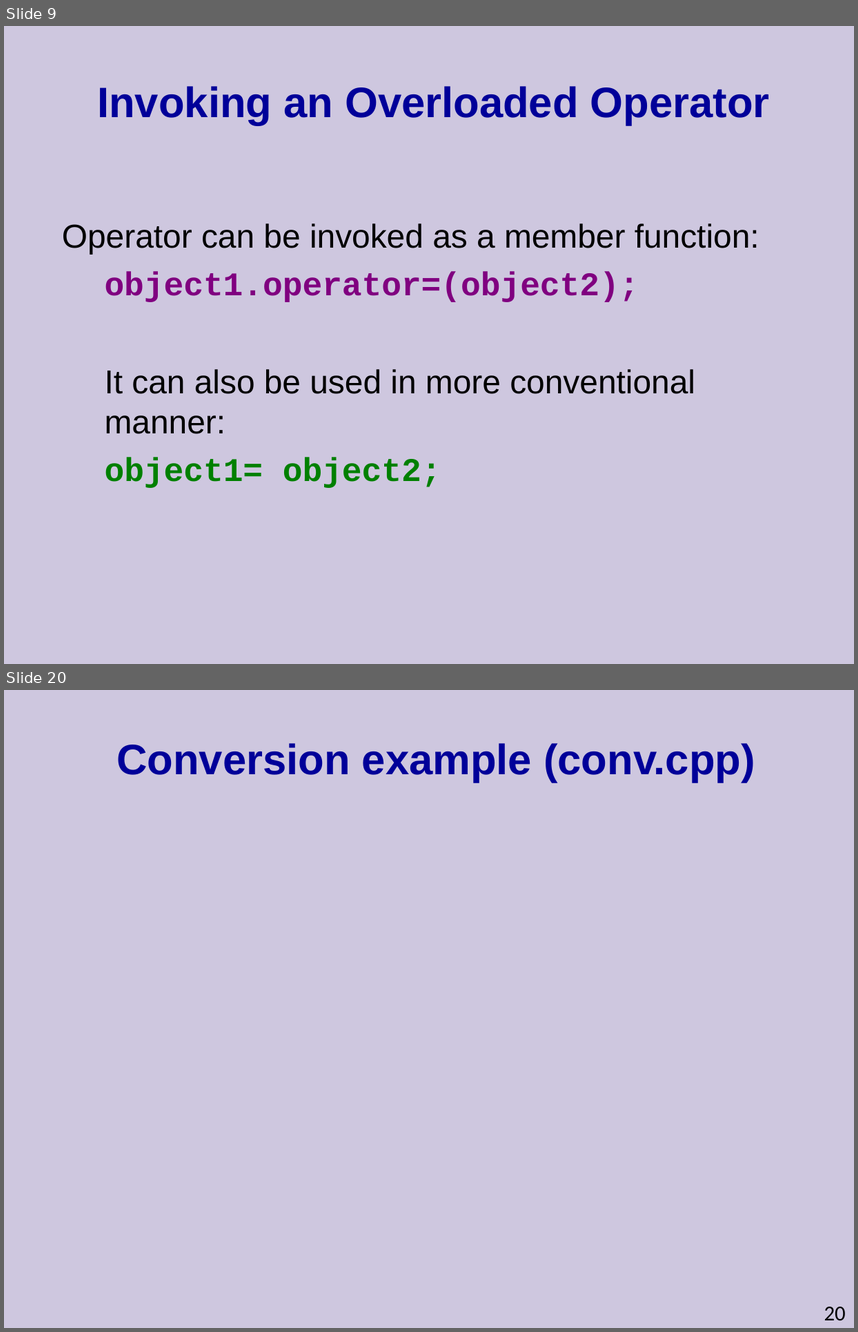
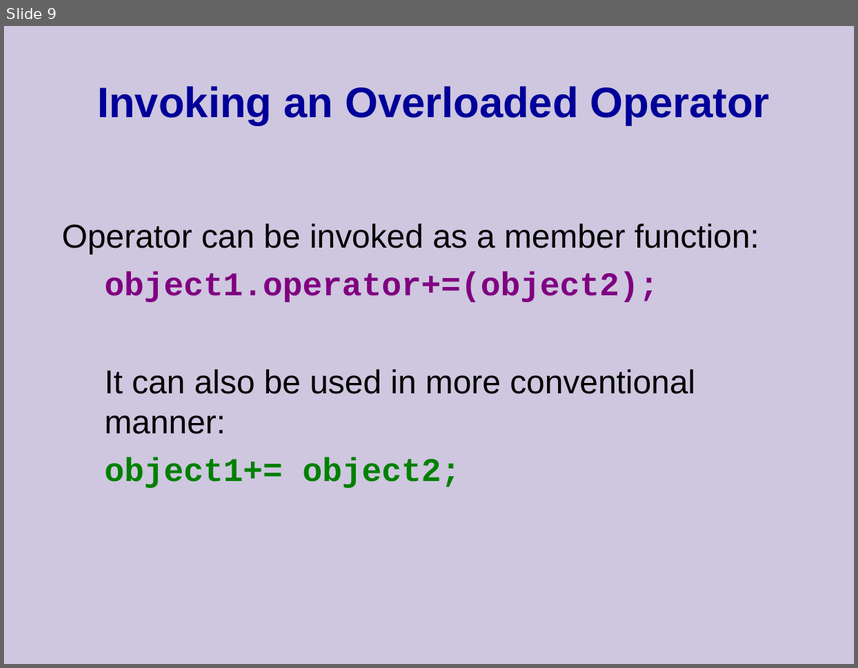
Before and after one commit to cpp-at-ariel/cpp-5778, a slide deck: week04-operator-overloading/slides.odp. Shown one above the other, each under a label of ours: slides 9 and 20 before the commit, slide 9 after it; the slides between them are not shown. The pictures are 858x1332 and 858x668 pixels, drawn with LibreOffice and Linux fonts; fonts in the diff are those of the drawing. Boxes give left, top, right and bottom in pixels: in the first picture for what was removed or moved away, otherwise in the second. Text is boxed around its words. In the diff, an @@ line names an element or a change of style, - is before the commit and + after.

```diff
--- a/week04-operator-overloading/slides.odp
+++ b/week04-operator-overloading/slides.odp
@@ slide 20 removed at (4, 690, 854, 1328), background #CEC7DF @@
@@ title removed at (116, 743, 755, 782) @@
-Conversion example (conv.cpp)
@@ page number removed at (824, 1306, 846, 1321) @@
-20
@@ slide 9 changed as well @@
@@ text at (105, 272, 660, 302): text changed @@
-object1.operator=(object2);
+object1.operator+=(object2);
@@ text at (105, 457, 461, 488): text changed @@
-object1= object2;
+object1+= object2;
```
Also in this commit, not shown: 2 other slides changed, 19 other slides removed, 38 other files.
